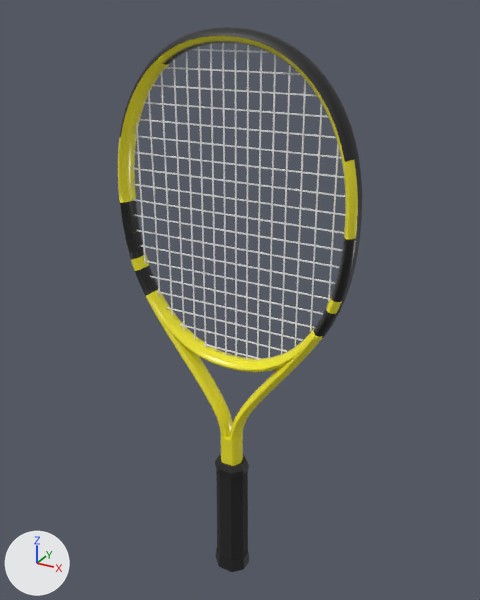
Renders of the glTF model assets/realistic/babolat-pure-aero-junior-25-2023gen.glb from each side of a commit.
Both versions are drawn from a 50 mm camera at (0.322, -0.565, 0.651) aimed at (0.0, 0.02, 0.359). The axes (+X, +Y, +Z) are drawn at lower left. The lights are the same throughout. The first picture is the older version. Where no turn or scale is listed for an object, it has been applied to the vertices. Vertices at exactly the same position are counted once.

The first picture shows 'bumper', 'butt_cap', 'frame', 'grip', 'strings_crosses', 'strings_mains' and 2 more.
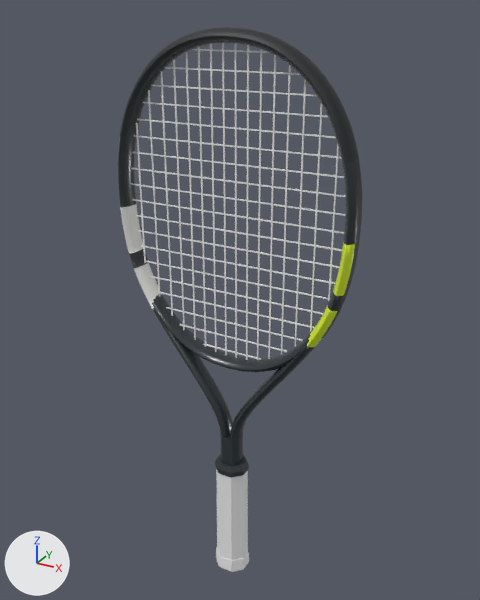
Location of each change, [x1, y1, x2, y2] in pixels of the pictures (480 x 600 px; the box of a moved part takes in the faces that stretch with it):
```json
{"object": "grip", "change": "recoloured", "before": [216, 469, 248, 561], "after": [216, 469, 248, 561], "on screen": "black to white"}
{"object": "butt_cap", "change": "recoloured", "before": [216, 547, 249, 572], "after": [216, 547, 249, 572], "on screen": "black to white"}
{"part": 1, "of": "me_frame", "change": "moved or reshaped", "before": [119, 190, 161, 300], "after": [120, 202, 161, 315]}
{"part": 2, "of": "me_frame", "change": "moved or reshaped", "before": [311, 227, 357, 340], "after": [302, 239, 356, 353]}
{"part": 3, "of": "me_frame", "change": "deleted", "before": [156, 54, 173, 65]}
{"part": 4, "of": "me_frame", "change": "deleted", "before": [287, 59, 297, 71]}
{"part": 5, "of": "me_frame", "change": "recoloured", "before": [118, 36, 358, 466], "after": [118, 36, 358, 466]}
```

Scene script edits in JSON lines:
```json
{"op": "set", "path": "mat_mat_grip.base_color", "old": "(0.013, 0.013, 0.013)", "new": "(0.839, 0.839, 0.839)", "note": "black #1e1e1e -> white #ececec"}
{"op": "set", "path": "mat_mat_butt_cap.base_color", "old": "(0.013, 0.013, 0.013)", "new": "(0.839, 0.839, 0.839)", "note": "black #1e1e1e -> white #ececec"}
{"block": "me_frame", "where": "# used by ob_frame; location = (0.0, 0.0, 0.394)"}
{"op": "remove", "block": "me_frame", "code": "me_frame.from_pydata(...)  # 1784 vertices, 3508 faces; spans x -0.136..0.136, y -0.013..0.013, z -0.241..0.241"}
{"op": "add", "block": "me_frame", "code": "me_frame.from_pydata(...)  # 1752 vertices, 3444 faces; spans x -0.136..0.136, y -0.013..0.013, z -0.241..0.241"}
{"block": "me_frame", "change": "me_frame part 1: 18 vertices moved from x -0.126..-0.113, y -0.013..0.013, z -0.012..0.003 to x -0.128..-0.115, y -0.013..0.013, z -0.009..0.01; 46 vertices removed from x -0.135..-0.097, y -0.013..0.013, z -0.042..0.065; 46 vertices added at x -0.135..-0.089, y -0.013..0.013, z -0.056..0.06"}
{"block": "me_frame", "change": "me_frame part 2: 16 vertices moved from x 0.113..0.126, y -0.013..0.013, z -0.001..0.003 to x 0.115..0.128, y -0.013..0.013, z 0.007..0.01; 48 vertices removed from x 0.097..0.135, y -0.013..0.013, z -0.042..0.065; 48 vertices added at x 0.089..0.135, y -0.013..0.013, z -0.056..0.06"}
{"block": "me_frame", "change": "me_frame part 3: 16 vertices removed from x -0.077..-0.069, y -0.012..0.012, z 0.207..0.218"}
{"block": "me_frame", "change": "me_frame part 4: 16 vertices removed from x 0.069..0.077, y -0.012..0.012, z 0.207..0.218"}
{"block": "me_frame", "change": "me_frame part 5: 2825 kept faces spanning x -0.136..0.136, y -0.013..0.013, z -0.241..0.241 get new vertex colours; the middle colour goes from yellow #f2e82a to dark grey #2e3538"}
```
